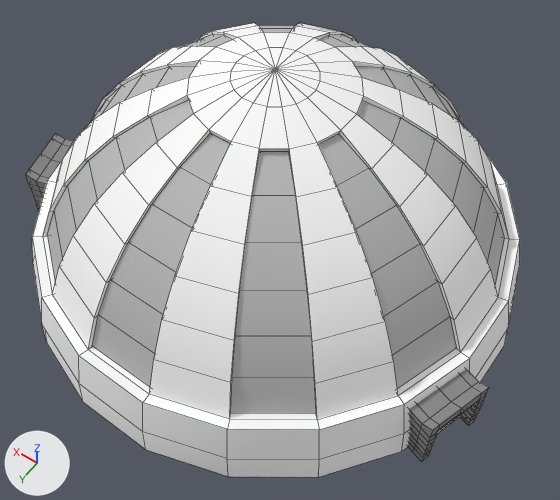
A saved change to the OBJ model AmazonSimulator VS/wwwroot/models/Dome.obj.
Before and after are seen from a 50 mm lens placed at (-36.5, 50.3, 79.7), pointed at (-4.3, 5.2, 8.8). Lighting does not change. The marker at lower left points along +X, +Y and +Z. Mesh edges are drawn as thin lines. Where no turn or scale is listed for an object, it has been applied to the vertices. Vertices at the same position are counted once.

In view in the first picture: 'Dome'.
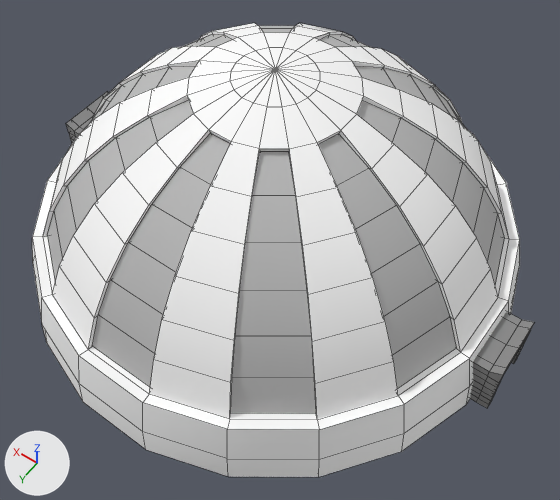
Location of each change, [x1, y1, x2, y2] in pixels of the pictures (560 x 500 px; the box of a moved part takes in the faces that stretch with it):
'Dome', reshaped: before [26, 23, 520, 477]; after [32, 23, 534, 477]
part 1 of me_dome, moved or reshaped: before [408, 369, 489, 461]; after [470, 312, 534, 408]
part 2 of me_dome, moved or reshaped: before [26, 133, 73, 210]; after [66, 92, 108, 143]

The change, as a diff of the scene's bpy script:
```diff
--- a/AmazonSimulator VS/wwwroot/models/Dome.obj.py
+++ b/AmazonSimulator VS/wwwroot/models/Dome.obj.py
@@ me_dome @@
 me_dome.from_pydata(...)  # 1311 vertices, 1166 faces; spans x -31.8..32.1, y -32.3..30.3, z -0.2..29.6
 # used by ob_dome; location = (0.0, 0.0, 0.0)
+# me_dome part 1: the loose piece of 148 vertices spanning x -31.8..-19.2, y 3.3..14.2, z 0.0..7.7 is turned 18 degrees about the z axis through the mesh origin
+# me_dome part 2: the loose piece of 148 vertices spanning x 19.4..32.1, y 2.5..13.4, z 0.0..7.7 is turned -18 degrees about the z axis through the mesh origin
 me_dome.materials.append(mat_lambert2sg)
```
